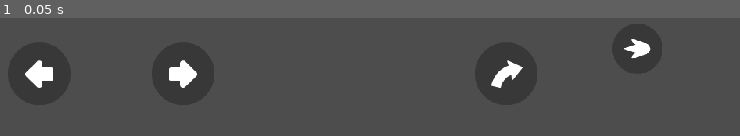
Above: before the commit, frame 1.
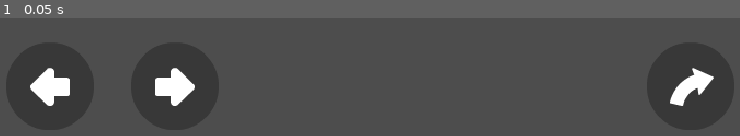
Above: after the commit, the same moment.

Repository: mribbons/BrackeysPrincess
Game: Godot game, scene res://scenes/control_no_anchors.tscn
Two runs of this game, one before a commit and one after it. Both use one fixed random seed, a clock stepped at 60 frames per second and the inputs below. This scene is started directly instead of the project's main scene.
Inputs:
- Up to frame 1 (0.05 s): no input

The runs differ from the first frame. In frame 1, 3.8% of the frame differs, in the area x 3-97%, y 17-75%.

Commit message:
remove bad touch controls (no anchoring)

Diff:
--- a/scenes/game.tscn
+++ b/scenes/game.tscn
@@ -9,7 +9,7 @@
 [ext_resource type="PackedScene" uid="uid://cmwmq2mbe76e3" path="res://scenes/kill_zone.tscn" id="5_uek08"]
 [ext_resource type="PackedScene" uid="uid://biped6lcv3akx" path="res://scenes/slime.tscn" id="6_rdk8j"]
 [ext_resource type="FontFile" uid="uid://c5qy2ieem0f3m" path="res://assets/fonts/PixelOperator8.ttf" id="8_mmhsa"]
-[ext_resource type="PackedScene" uid="uid://buivcue1gt1eh" path="res://scenes/touch_controls_2.tscn" id="10_r35l5"]
+[ext_resource type="PackedScene" uid="uid://buivcue1gt1eh" path="res://scenes/touch_controls.tscn" id="10_r35l5"]
 
 [sub_resource type="TileSetAtlasSource" id="TileSetAtlasSource_5xbxk"]
 texture = ExtResource("2_2jdow")
@@ -334,4 +334,4 @@
 limit_smoothed = true
 position_smoothing_enabled = true
 
-[node name="TouchControls2" parent="Player" instance=ExtResource("10_r35l5")]
+[node name="TouchControls" parent="Player" instance=ExtResource("10_r35l5")]
--- a/scenes/touch_controls.tscn
+++ b/scenes/touch_controls.tscn
@@ -1,36 +1,64 @@
-[gd_scene load_steps=6 format=3 uid="uid://cx3yl7imfldit"]
+[gd_scene load_steps=4 format=3 uid="uid://buivcue1gt1eh"]
 
-[ext_resource type="Texture2D" uid="uid://c14fi2cqeivbv" path="res://assets/sprites/controls/left_dark.png" id="1_hbaob"]
-[ext_resource type="Script" path="res://scripts/touch_controls.gd" id="1_o3jwp"]
-[ext_resource type="Texture2D" uid="uid://bypjh0orhek8k" path="res://assets/sprites/controls/right_dark.png" id="2_cagoj"]
-[ext_resource type="Texture2D" uid="uid://lva5sitm66r8" path="res://assets/sprites/controls/jump_dark.png" id="3_kgyew"]
-[ext_resource type="Texture2D" uid="uid://pg44hhrkfmn7" path="res://assets/sprites/controls/shoot_dark.png" id="4_iber3"]
+[ext_resource type="Texture2D" uid="uid://c14fi2cqeivbv" path="res://assets/sprites/controls/left_dark.png" id="1_mssty"]
+[ext_resource type="Texture2D" uid="uid://bypjh0orhek8k" path="res://assets/sprites/controls/right_dark.png" id="2_x0ubv"]
+[ext_resource type="Texture2D" uid="uid://lva5sitm66r8" path="res://assets/sprites/controls/jump_dark.png" id="3_enbjk"]
 
-[node name="TouchControls" type="CanvasLayer"]
-script = ExtResource("1_o3jwp")
+[node name="TouchControls" type="Node2D"]
 
-[node name="Left" type="TouchScreenButton" parent="."]
-position = Vector2(53, 500)
-scale = Vector2(1.25, 1.25)
-texture_normal = ExtResource("1_hbaob")
+[node name="Left" type="Control" parent="."]
+layout_mode = 3
+anchors_preset = 2
+anchor_top = 1.0
+anchor_bottom = 1.0
+offset_top = -40.0
+offset_right = 40.0
+grow_vertical = 0
+
+[node name="CanvasLayer" type="CanvasLayer" parent="Left"]
+offset = Vector2(50, 500)
+scale = Vector2(1.75, 1.75)
+transform = Transform2D(1.75, 0, 0, 1.75, 50, 500)
+
+[node name="TouchScreenButton" type="TouchScreenButton" parent="Left/CanvasLayer"]
+texture_normal = ExtResource("1_mssty")
+passby_press = true
 action = "move_left"
 
-[node name="Right" type="TouchScreenButton" parent="."]
-position = Vector2(283, 500)
-scale = Vector2(1.25, 1.25)
-texture_normal = ExtResource("2_cagoj")
+[node name="Right" type="Control" parent="."]
+layout_mode = 3
+anchors_preset = 2
+anchor_top = 1.0
+anchor_bottom = 1.0
+offset_top = -40.0
+offset_right = 40.0
+grow_vertical = 0
+
+[node name="CanvasLayer" type="CanvasLayer" parent="Right"]
+offset = Vector2(250, 500)
+scale = Vector2(1.75, 1.75)
+transform = Transform2D(1.75, 0, 0, 1.75, 250, 500)
+
+[node name="TouchScreenButton" type="TouchScreenButton" parent="Right/CanvasLayer"]
+texture_normal = ExtResource("2_x0ubv")
+passby_press = true
 action = "move_right"
 
-[node name="Jump" type="TouchScreenButton" parent="."]
-position = Vector2(800, 500)
-scale = Vector2(1.25, 1.25)
-texture_normal = ExtResource("3_kgyew")
+[node name="Jump" type="Control" parent="."]
+layout_mode = 3
+anchors_preset = 2
+anchor_top = 1.0
+anchor_bottom = 1.0
+offset_top = -40.0
+offset_right = 40.0
+grow_vertical = 0
+
+[node name="CanvasLayer" type="CanvasLayer" parent="Jump"]
+offset = Vector2(1075, 500)
+scale = Vector2(1.75, 1.75)
+transform = Transform2D(1.75, 0, 0, 1.75, 1075, 500)
+
+[node name="TouchScreenButton" type="TouchScreenButton" parent="Jump/CanvasLayer"]
+texture_normal = ExtResource("3_enbjk")
+passby_press = true
 action = "jump"
-
-[node name="Attack" type="TouchScreenButton" parent="."]
-position = Vector2(1100, 550)
-rotation = 3.14159
-texture_normal = ExtResource("4_iber3")
-
-[connection signal="pressed" from="Attack" to="." method="_on_attack_pressed"]
-[connection signal="released" from="Attack" to="." method="_on_attack_released"]
--- a/scenes/touch_controls_2.tscn
+++ /dev/null
@@ -1,64 +0,0 @@
-[gd_scene load_steps=4 format=3 uid="uid://buivcue1gt1eh"]
-
-[ext_resource type="Texture2D" uid="uid://c14fi2cqeivbv" path="res://assets/sprites/controls/left_dark.png" id="1_mssty"]
-[ext_resource type="Texture2D" uid="uid://bypjh0orhek8k" path="res://assets/sprites/controls/right_dark.png" id="2_x0ubv"]
-[ext_resource type="Texture2D" uid="uid://lva5sitm66r8" path="res://assets/sprites/controls/jump_dark.png" id="3_enbjk"]
-
-[node name="TouchControls2" type="Node2D"]
-
-[node name="Left" type="Control" parent="."]
-layout_mode = 3
-anchors_preset = 2
-anchor_top = 1.0
-anchor_bottom = 1.0
-offset_top = -40.0
-offset_right = 40.0
-grow_vertical = 0
-
-[node name="CanvasLayer" type="CanvasLayer" parent="Left"]
-offset = Vector2(50, 500)
-scale = Vector2(1.75, 1.75)
-transform = Transform2D(1.75, 0, 0, 1.75, 50, 500)
-
-[node name="TouchScreenButton" type="TouchScreenButton" parent="Left/CanvasLayer"]
-texture_normal = ExtResource("1_mssty")
-passby_press = true
-action = "move_left"
-
-[node name="Right" type="Control" parent="."]
-layout_mode = 3
-anchors_preset = 2
-anchor_top = 1.0
-anchor_bottom = 1.0
-offset_top = -40.0
-offset_right = 40.0
-grow_vertical = 0
-
-[node name="CanvasLayer" type="CanvasLayer" parent="Right"]
-offset = Vector2(250, 500)
-scale = Vector2(1.75, 1.75)
-transform = Transform2D(1.75, 0, 0, 1.75, 250, 500)
-
-[node name="TouchScreenButton" type="TouchScreenButton" parent="Right/CanvasLayer"]
-texture_normal = ExtResource("2_x0ubv")
-passby_press = true
-action = "move_right"
-
-[node name="Jump" type="Control" parent="."]
-layout_mode = 3
-anchors_preset = 2
-anchor_top = 1.0
-anchor_bottom = 1.0
-offset_top = -40.0
-offset_right = 40.0
-grow_vertical = 0
-
-[node name="CanvasLayer" type="CanvasLayer" parent="Jump"]
-offset = Vector2(1075, 500)
-scale = Vector2(1.75, 1.75)
-transform = Transform2D(1.75, 0, 0, 1.75, 1075, 500)
-
-[node name="TouchScreenButton" type="TouchScreenButton" parent="Jump/CanvasLayer"]
-texture_normal = ExtResource("3_enbjk")
-passby_press = true
-action = "jump"
--- a/scripts/touch_controls.gd
+++ /dev/null
@@ -1,10 +0,0 @@
-extends CanvasLayer
-@onready var attack: TouchScreenButton = $Attack
-
-
-func _on_attack_pressed() -> void:
-	attack.modulate.a = 0.5
-
-
-func _on_attack_released() -> void:
-	attack.modulate.a = 1.0
